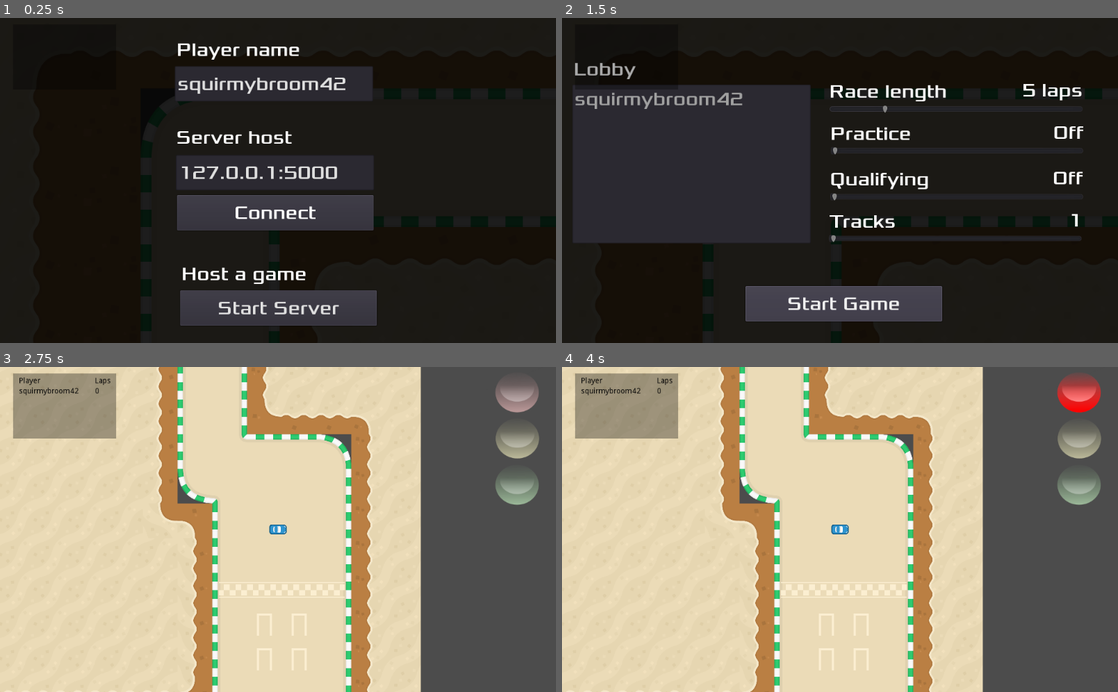
Above: before the commit, frames 1-4 (two rows, left to right).
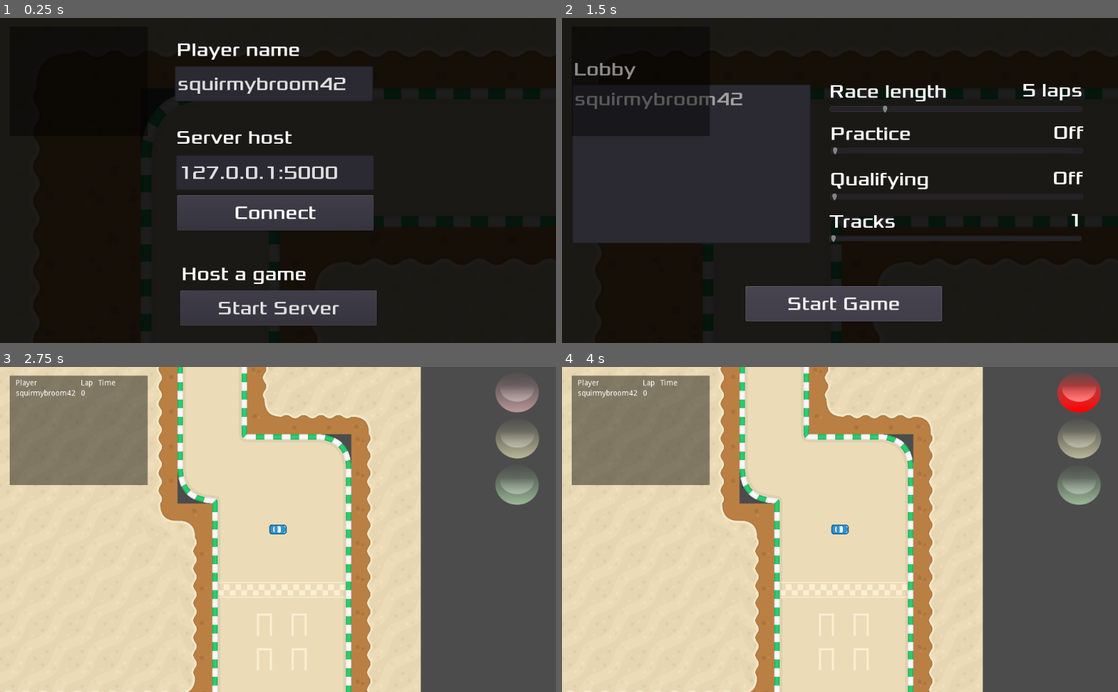
Above: after the commit, the same moments.

Repository: itjope/slide-on-slicks
Game: Godot game, scene res://World.tscn
Two runs of this game, one before a commit and one after it. Both use one fixed random seed, a clock stepped at 60 frames per second and the inputs below.
Inputs:
- Up to frame 1 (0.25 s): no input
- Up to frame 2 (1.5 s): tap Enter at 0.5 s; hold D (steer_right) 0.53-1.25 s; click "Start Server" at 1.25 s
- Up to frame 3 (2.75 s): click "Start Game" at 2 s
- Up to frame 4 (4 s): tap Space at 2.75 s; hold S (brake) 2.78-3.53 s; tap Enter at 3.5 s; hold D (steer_right) from 3.53 s (still down)

The runs differ from the first frame. In frame 2, 0.6% of the frame differs, in the area x 2-27%, y 13-28%; in frame 3, 8.3%, in the area x 1-27%, y 1-37%; in frame 4, 8.3%.

Commit message:
Add lap timing and fastest lap

Diff:
--- a/RaceInfo.gd
+++ b/RaceInfo.gd
@@ -1,13 +1,30 @@
 extends Control
 
 var allPlayers = {}
-
+var raceStart = null
+var lapStart = null
+var purple = Color(0.85, 0, 1, 1)
+var white = Color(1, 1, 1, 1)
 func _ready():
 	pass
 
 func on_finished_lap(body):
 	if (body.is_network_master()):
 		var playerId = int(body.get_name())
+
+		# Lap Timing
+		var currentTime = OS.get_ticks_msec()
+		var lapTime = null
+		if (lapStart):
+			lapTime = currentTime - lapStart
+		else:
+			lapTime = currentTime - raceStart
+
+		allPlayers[playerId].lapTimes.push_back(lapTime)
+
+		lapStart = currentTime
+		# Lap Timing end
+
 		if (allPlayers[playerId].has("laps")):
 			allPlayers[playerId].laps = allPlayers[playerId].laps + 1
 		else:
@@ -16,6 +33,7 @@
 	render()
 
 func on_start_game(my_info, player_info):
+	raceStart = OS.get_ticks_msec()
 	var myId = get_tree().get_network_unique_id()
 	allPlayers[myId] = createPlayerEntry(my_info.name)
 
@@ -31,11 +49,13 @@
 func createPlayerEntry(name):
 	return {
 		name = name,
-		laps = 0
+		laps = 0,
+		lapTimes = []
 	}
-func createGridChild(text):
+func createGridChild(text, color = white):
 	var label = Label.new()
 	label.text = text
+	label.add_color_override("font_color", color)
 	return label
 
 func clearGrid(grid):
@@ -45,24 +65,84 @@
 func sortByLaps(a, b):
 	return a.laps > b.laps
 
+func msToDuration(duration):
+	var milliseconds = duration % 1000
+	var seconds = (duration / 1000 ) % 60
+	var minutes = (duration / (1000 * 60)) % 60
+	var hours = (duration / (1000 * 60 * 60)) % 24
+	if (hours < 10):
+		 hours = "0" + str(hours)
+
+	if (minutes < 10):
+		minutes = "0" + str(minutes)
+
+	if (seconds < 10):
+		seconds = "0" + str(seconds);
+
+	return str(minutes) + ":" + str(seconds) + "." + str(milliseconds)
+
+func dictToArr(dict):
+	var arr = []
+	for key in dict.keys():
+		arr.push_back(dict[key])
+	return arr
+
+func getFastestLap(playersDict):
+	var fastestLap = {
+		lapTime = null,
+		name = null,
+		lap = null
+	}
+	var players = dictToArr(playersDict)
+	for player in players:
+		var lapCounter = 1
+		for lapTime in player.lapTimes:
+			if fastestLap.lapTime == null || lapTime < fastestLap.lapTime:
+				fastestLap.lapTime = lapTime
+				fastestLap.name = player.name
+				fastestLap.lap = lapCounter
+			lapCounter += 1
+	return fastestLap
+
 func render():
 	var grid = self.get_node("TimingGrid")
 	clearGrid(grid)
+	var fastestLap = getFastestLap(allPlayers)
 
 	# Headings
 	grid.add_child(createGridChild("Player"))
-	grid.add_child(createGridChild("Laps"))
+	grid.add_child(createGridChild("Lap"))
+	grid.add_child(createGridChild("Time"))
 
 	# Sort players by number of laps
-	var players = []
-	for key in allPlayers.keys():
-		players.push_back(allPlayers[key])
+	var players = dictToArr(allPlayers)
 	players.sort_custom(self, "sortByLaps")
 
 	# Add players to grid
 	for player in players:
 		grid.add_child(createGridChild(player.name))
+
 		if (player.has("laps")):
 			grid.add_child(createGridChild(str(player.laps)))
 		else:
 			grid.add_child(createGridChild("0"))
+
+		var lastLapTime = player.lapTimes.back()
+		if (lastLapTime):
+			var color = purple if lastLapTime <= fastestLap.lapTime else white
+			grid.add_child(createGridChild(msToDuration(lastLapTime), color))
+		else:
+			grid.add_child(createGridChild(""))
+
+	# Create empty row
+	for _i in range(3):
+		grid.add_child(createGridChild(""))
+
+	if (fastestLap.name && fastestLap.lapTime):
+		grid.add_child(createGridChild("Fastest Lap"))
+		grid.add_child(createGridChild(""))
+		grid.add_child(createGridChild(""))
+		grid.add_child(createGridChild(fastestLap.name))
+		grid.add_child(createGridChild(str(fastestLap.lap)))
+
+		grid.add_child(createGridChild(msToDuration(fastestLap.lapTime)))
--- a/RaceInfo.tscn
+++ b/RaceInfo.tscn
@@ -12,24 +12,24 @@
 "_edit_use_anchors_": false
 }
 
+[node name="ColorRect" type="ColorRect" parent="."]
+margin_left = -8.0
+margin_top = -3.0
+margin_right = 246.0
+margin_bottom = 199.0
+color = Color( 0, 0, 0, 0.443137 )
+__meta__ = {
+"_edit_use_anchors_": false
+}
+
 [node name="TimingGrid" type="GridContainer" parent="."]
 margin_left = 3.0
 margin_top = 4.0
 margin_right = 232.0
 margin_bottom = 214.0
 custom_constants/vseparation = 5
-custom_constants/hseparation = 30
-columns = 2
+custom_constants/hseparation = 10
+columns = 3
 __meta__ = {
 "_edit_use_anchors_": false
 }
-
-[node name="ColorRect" type="ColorRect" parent="."]
-margin_left = -8.0
-margin_top = -3.0
-margin_right = 182.0
-margin_bottom = 117.0
-color = Color( 0, 0, 0, 0.329412 )
-__meta__ = {
-"_edit_use_anchors_": false
-}
--- a/World.tscn
+++ b/World.tscn
@@ -297,18 +297,17 @@
 script = ExtResource( 7 )
 
 [node name="RaceInfo" parent="Race" instance=ExtResource( 6 )]
-modulate = Color( 0.0431373, 0.0431373, 0.0431373, 1 )
-margin_left = 31.6271
-margin_top = 14.7676
-margin_right = 408.628
-margin_bottom = 374.768
+margin_left = 25.6271
+margin_top = 18.9706
+margin_right = 402.628
+margin_bottom = 378.971
 
 [node name="ControlPanel" parent="Race" instance=ExtResource( 4 )]
 visible = false
 margin_left = 8.35583
-margin_top = 14.7676
+margin_top = 178.817
 margin_right = 8.35583
-margin_bottom = 14.7676
+margin_bottom = 178.817
 
 [node name="TrafficLight" type="AnimatedSprite" parent="Race"]
 visible = false
